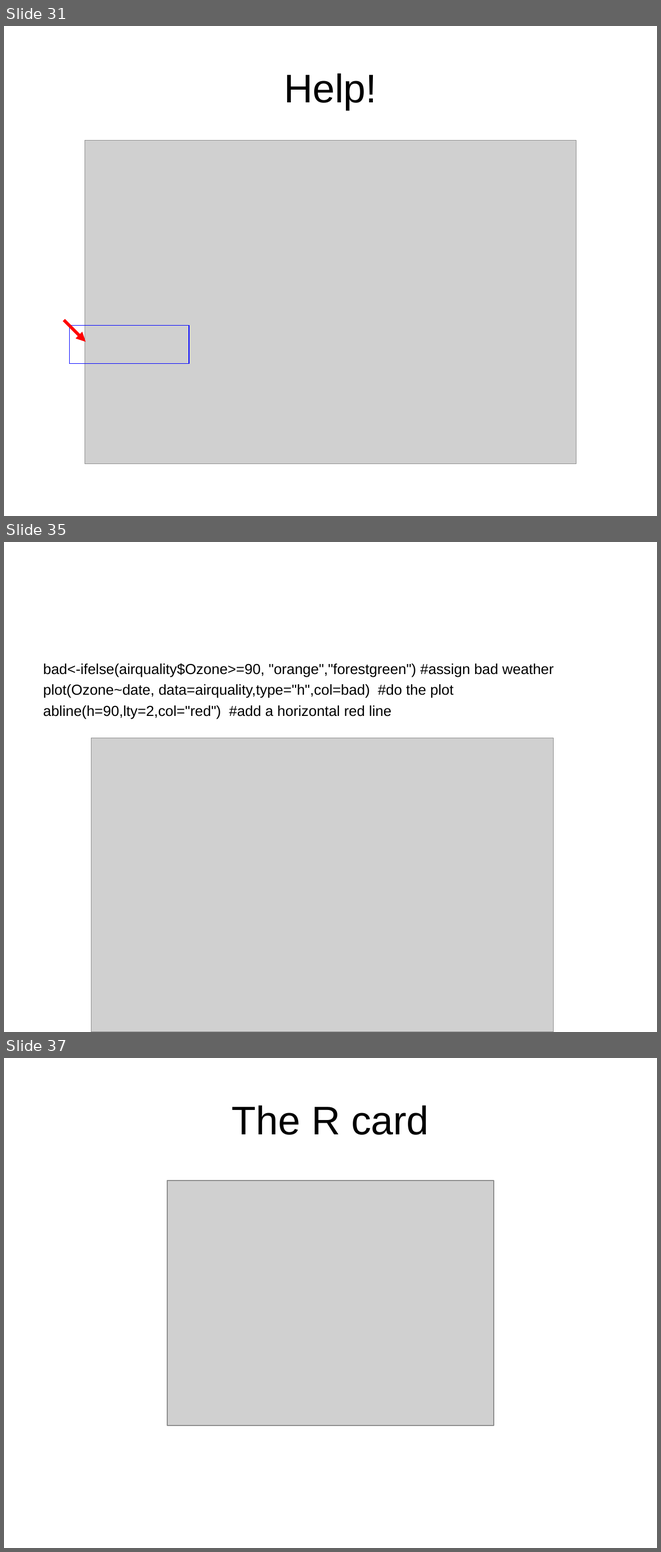
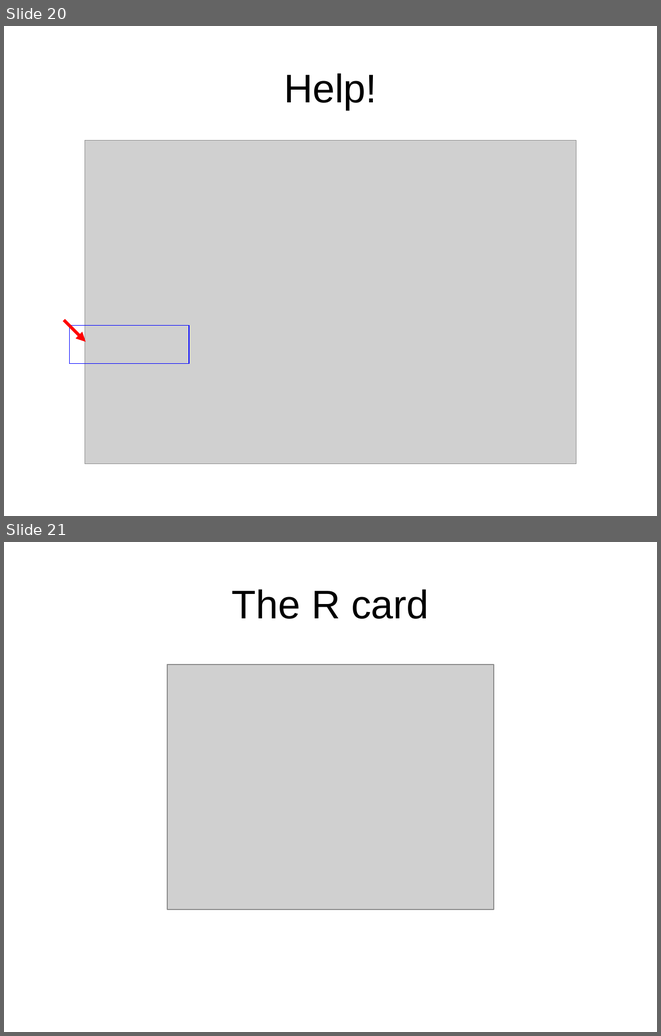
Before and after one commit to hongqin/R-workshop-GAS14, a slide deck: 1.Introduction_to_R/Learning_R_by_metricExample.ppt. Shown one above the other, each under a label of ours: slides 31, 35 and 37 before the commit, slides 20 and 21 after it; the slides between them are not shown. The pictures are 661x1552 and 661x1036 pixels, drawn with LibreOffice and Linux fonts; fonts in the diff are those of the drawing; grey boxes stand for pictures. Boxes give left, top, right and bottom in pixels: in the first picture for what was removed or moved away, otherwise in the second. Text is boxed around its words. In the diff, an @@ line names an element or a change of style, - is before the commit and + after.

```diff
--- a/1.Introduction_to_R/Learning_R_by_metricExample.ppt
+++ b/1.Introduction_to_R/Learning_R_by_metricExample.ppt
@@ slide 35 removed at (x1=4, y1=542, x2=657, y2=1032), background #FFFFFF @@
@@ text removed at (x1=43, y1=663, x2=554, y2=719) @@
-bad<-ifelse(airquality$Ozone>=90, "orange","forestgreen") #assign bad weather
-plot(Ozone~date, data=airquality,type="h",col=bad) #do the plot
-abline(h=90,lty=2,col="red") #add a horizontal red line
@@ picture removed at (x1=91, y1=738, x2=553, y2=1032) @@
@@ what was slide 31 is now slide 20 @@
@@ what was slide 37 is now slide 21 @@
```
Also in this commit, not shown: 1 slide changed, 5 slides added, 20 other slides removed, 3 other files.
